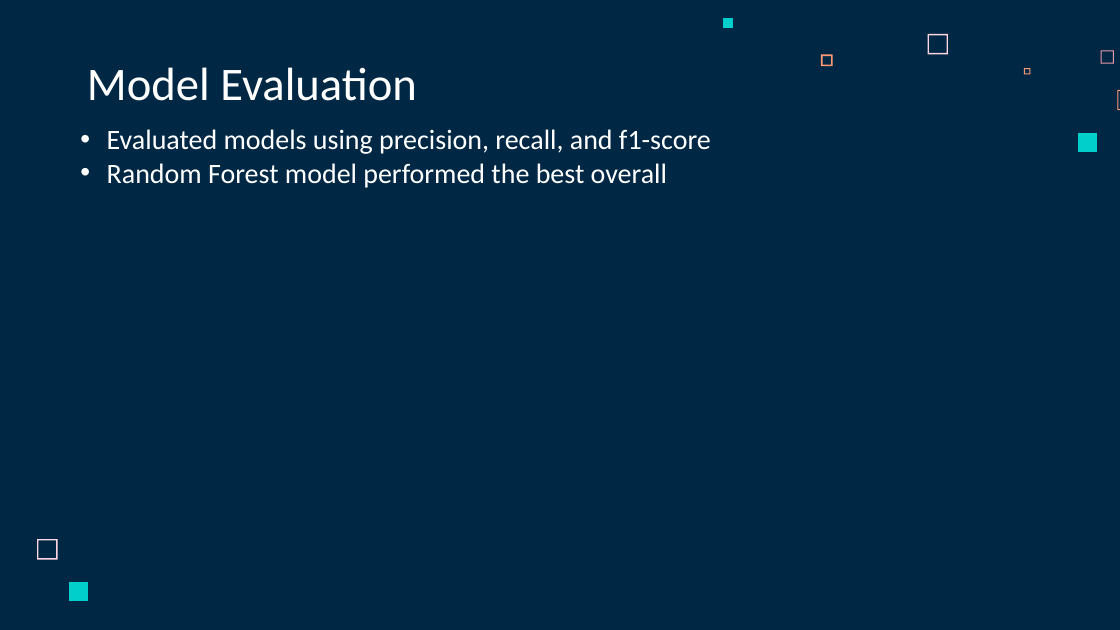
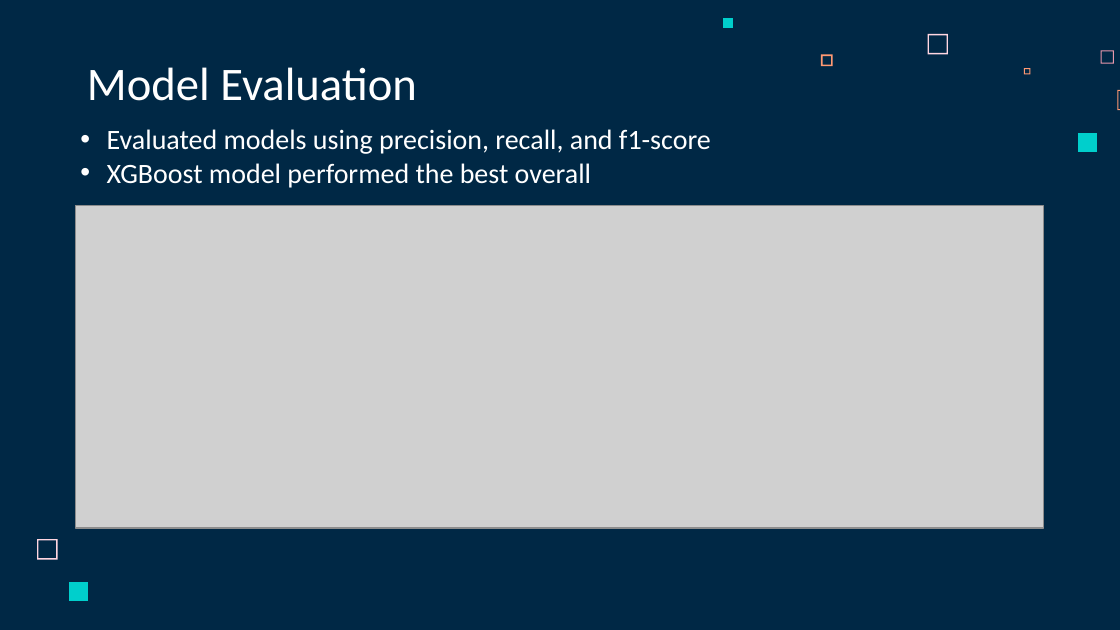
Before and after one commit to whoismanoj/Team8-Company-Bankruptcy-Prediction-Mini-Project-DSAI, a slide deck: slide 10 of SC1015 Project Slides.pptx (slide 13 before the commit). Drawn at 1120x630 pixels with LibreOffice and Linux fonts; fonts in the diff are those of the drawing; grey boxes stand for pictures. Boxes give left, top, right and bottom in pixels: in the first picture for what was removed or moved away, otherwise in the second. Text is boxed around its words. In the diff, an @@ line names an element or a change of style, - is before the commit and + after.

```diff
--- a/SC1015 Project Slides.pptx
+++ b/SC1015 Project Slides.pptx
@@ text at (107,163,591,188): text changed @@
-• Random Forest model performed the best overall
+• XGBoost model performed the best overall
@@ picture added at (76,206,1044,529) @@
```
Also in this commit, not shown: 3 other slides changed, 3 slides added, 4 slides removed.
